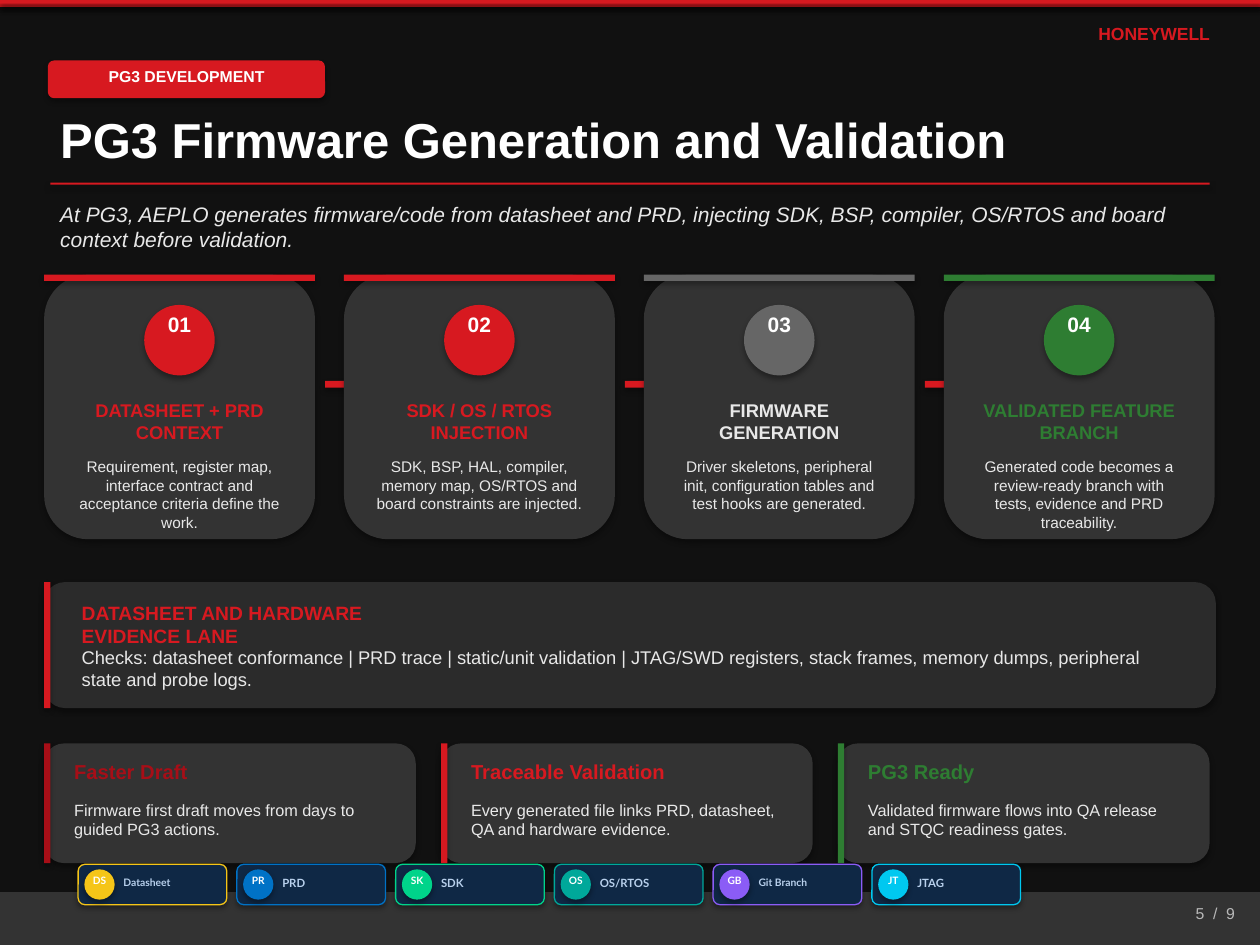
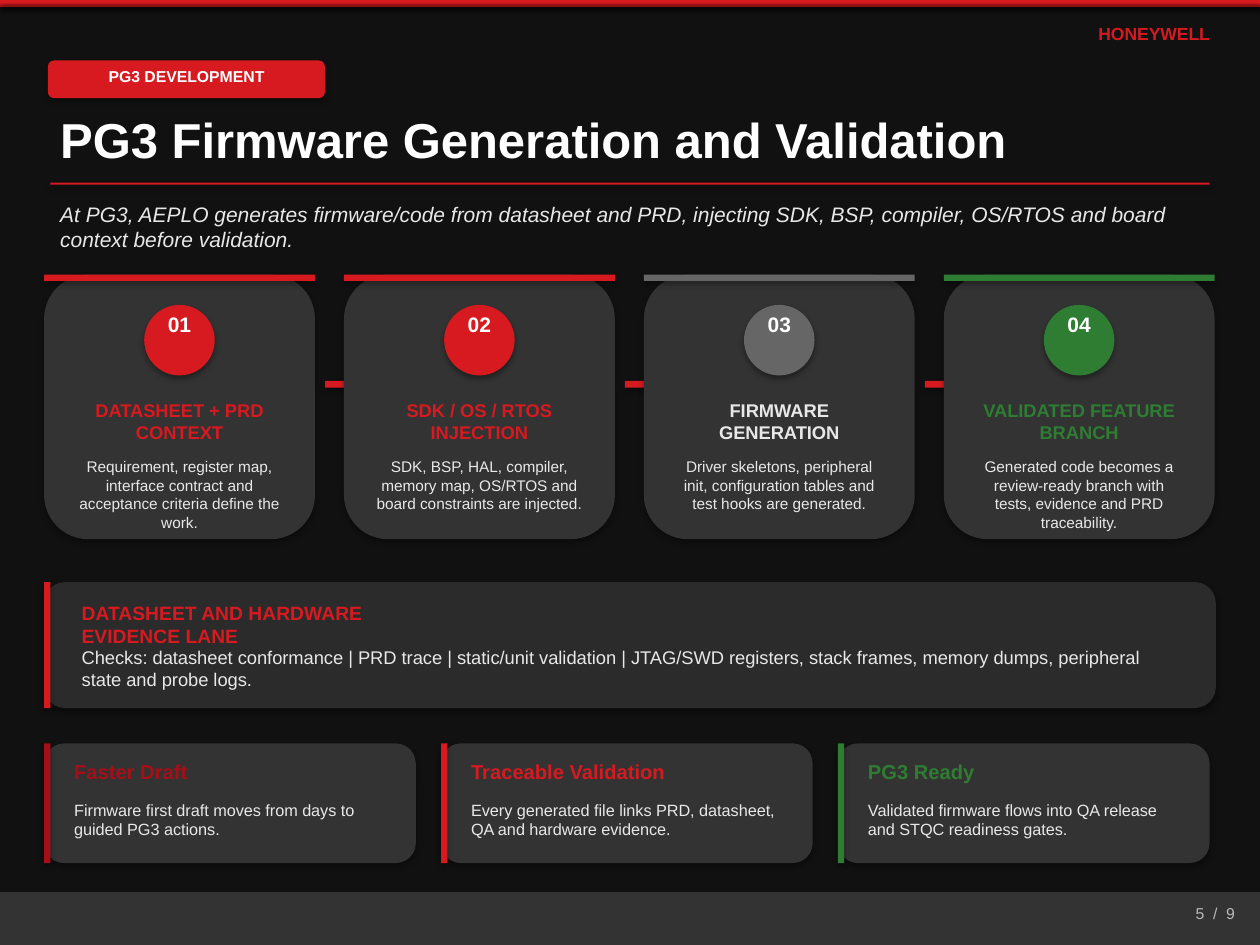
Before and after one commit to shyamnexus/HON_PPT, a slide deck: slide 5 of AI-Driven Embedded Product Lifecycle OrchestratorV10.pptx. Drawn at 1260x945 pixels with LibreOffice and Linux fonts; fonts in the diff are those of the drawing. Boxes give left, top, right and bottom in pixels: in the first picture for what was removed or moved away, otherwise in the second. Text is boxed around its words. In the diff, an @@ line names an element or a change of style, - is before the commit and + after.

```diff
--- a/AI-Driven Embedded Product Lifecycle OrchestratorV10.pptx
+++ b/AI-Driven Embedded Product Lifecycle OrchestratorV10.pptx
@@ rounded rectangle removed at [78, 864, 227, 905] @@
@@ ellipse removed at [84, 869, 115, 900] @@
@@ rounded rectangle removed at [237, 864, 386, 905] @@
@@ ellipse removed at [243, 869, 273, 900] @@
@@ rounded rectangle removed at [396, 864, 544, 905] @@
@@ ellipse removed at [402, 869, 432, 900] @@
@@ rounded rectangle removed at [554, 864, 703, 905] @@
@@ ellipse removed at [561, 869, 591, 900] @@
@@ rounded rectangle removed at [713, 864, 862, 905] @@
@@ ellipse removed at [719, 869, 750, 900] @@
@@ rounded rectangle removed at [872, 864, 1021, 905] @@
@@ ellipse removed at [878, 869, 908, 900] @@
@@ text removed at [93, 876, 106, 884] @@
-DS
@@ text removed at [123, 878, 170, 886] @@
-Datasheet
@@ text removed at [252, 876, 265, 884] @@
-PR
@@ text removed at [282, 879, 305, 887] @@
-PRD
@@ text removed at [411, 876, 423, 884] @@
-SK
@@ text removed at [441, 879, 464, 887] @@
-SDK
@@ text removed at [569, 876, 583, 884] @@
-OS
@@ text removed at [600, 878, 650, 888] @@
-OS/RTOS
@@ text removed at [728, 876, 742, 884] @@
-GB
@@ text removed at [759, 878, 807, 886] @@
-Git Branch
@@ text removed at [888, 876, 898, 884] @@
-JT
@@ text removed at [917, 878, 944, 887] @@
-JTAG
```
Also in this commit, not shown: 8 other slides changed, 1 other file.
